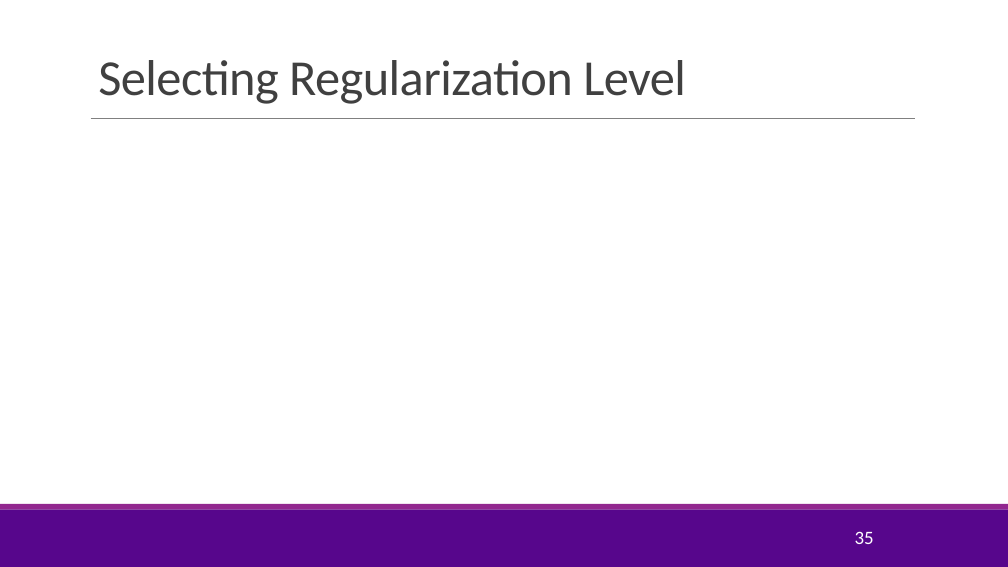
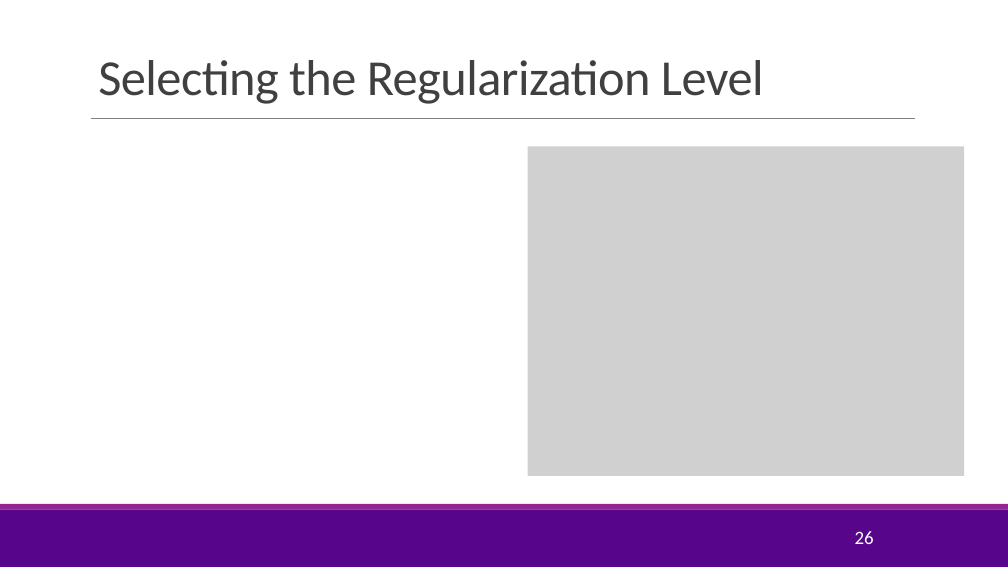
Before and after one commit to sdrangan/introml, a slide deck: slide 26 of lectures/Lect05_Lasso.pptx (slide 35 before the commit). Drawn at 1008x567 pixels with LibreOffice and Linux fonts; fonts in the diff are those of the drawing; grey boxes stand for pictures; background and template pictures are left out. Boxes give left, top, right and bottom in pixels: in the first picture for what was removed or moved away, otherwise in the second. Text is boxed around its words. In the diff, an @@ line names an element or a change of style, - is before the commit and + after.

```diff
--- a/lectures/Lect05_Lasso.pptx
+++ b/lectures/Lect05_Lasso.pptx
@@ title at <box>98,60,764,104</box>: text changed @@
-Selecting Regularization Level
+Selecting the Regularization Level
@@ picture added at <box>528,147,965,476</box> @@
@@ page number at <box>855,531,874,544</box>: text changed @@
-35
+26
```
Also in this commit, not shown: 16 other slides changed, 4 slides added, 2 slides removed, 4 other files.
